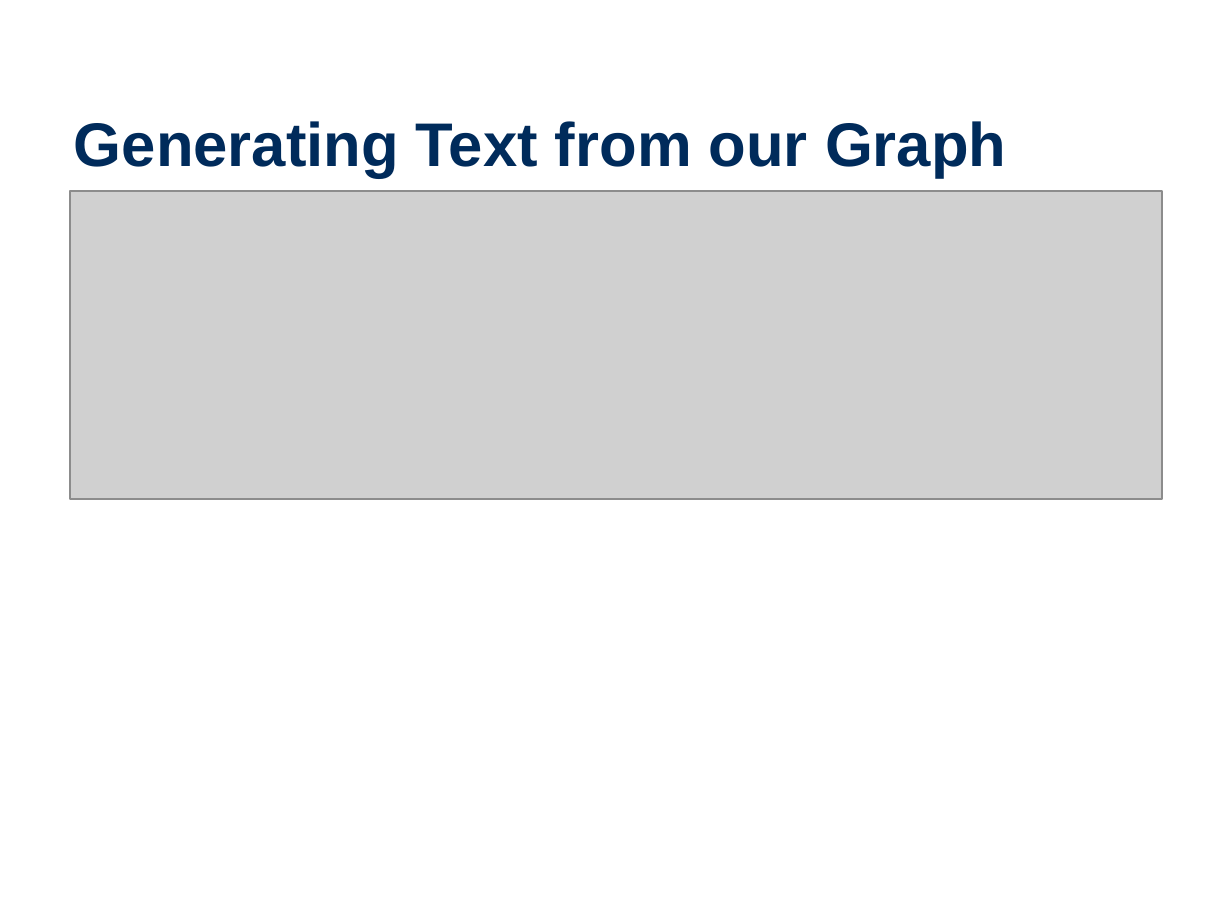
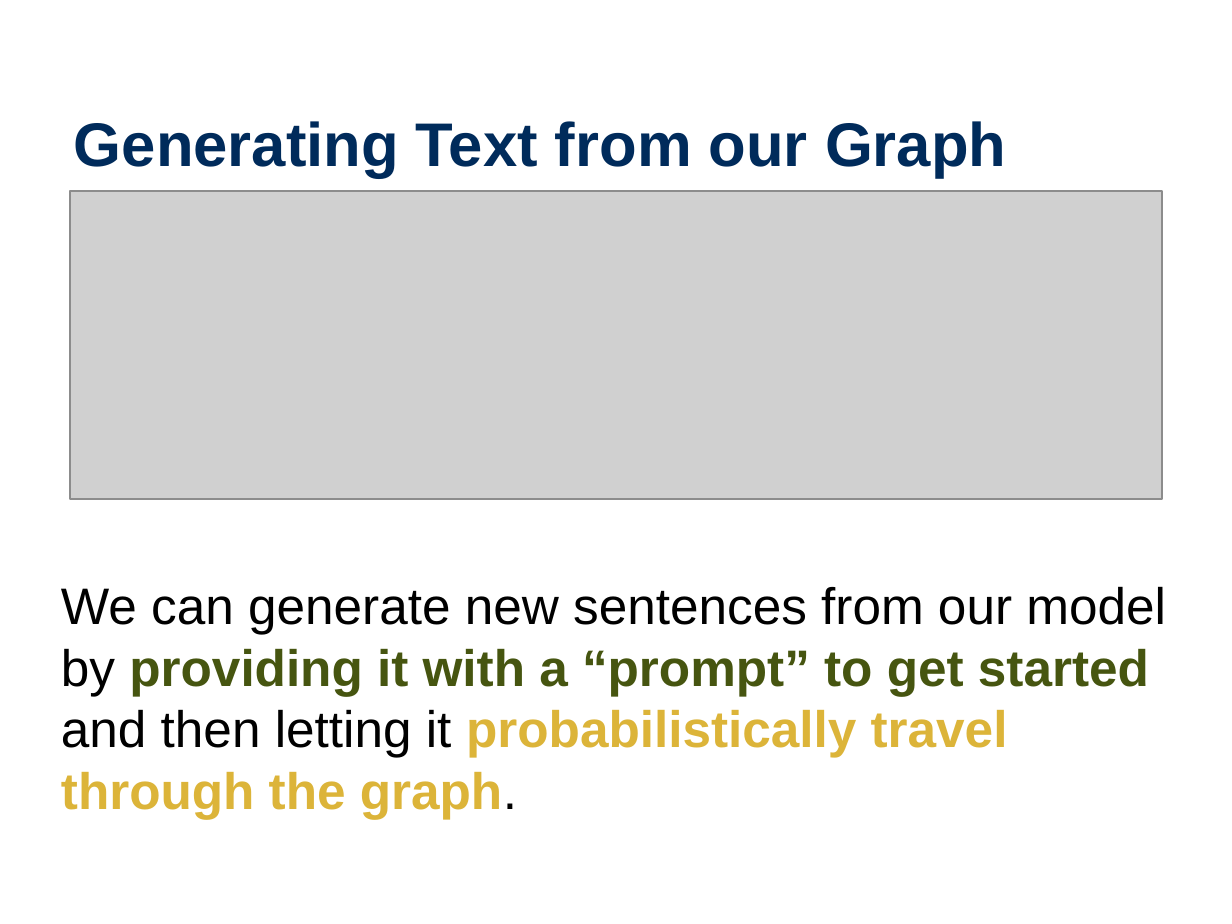
Before and after one commit to wtheisen/nd-cse-10124-lectures, a slide deck: slide 32 of Blank/Lecture_02_ Text_as_Data.pptx. Drawn at 1232x924 pixels with LibreOffice and Linux fonts; fonts in the diff are those of the drawing; grey boxes stand for pictures. Boxes give left, top, right and bottom in pixels: in the first picture for what was removed or moved away, otherwise in the second. Text is boxed around its words. In the diff, an @@ line names an element or a change of style, - is before the commit and + after.

```diff
--- a/Blank/Lecture_02_ Text_as_Data.pptx
+++ b/Blank/Lecture_02_ Text_as_Data.pptx
@@ text added at (61, 586, 1166, 819), 30 pt, text #000000, bold @@
+We can generate new sentences from our model by providing it with a “prompt” to get started and then letting it probabilistically travel through the graph.
```
Also in this commit, not shown: 1 other file.
